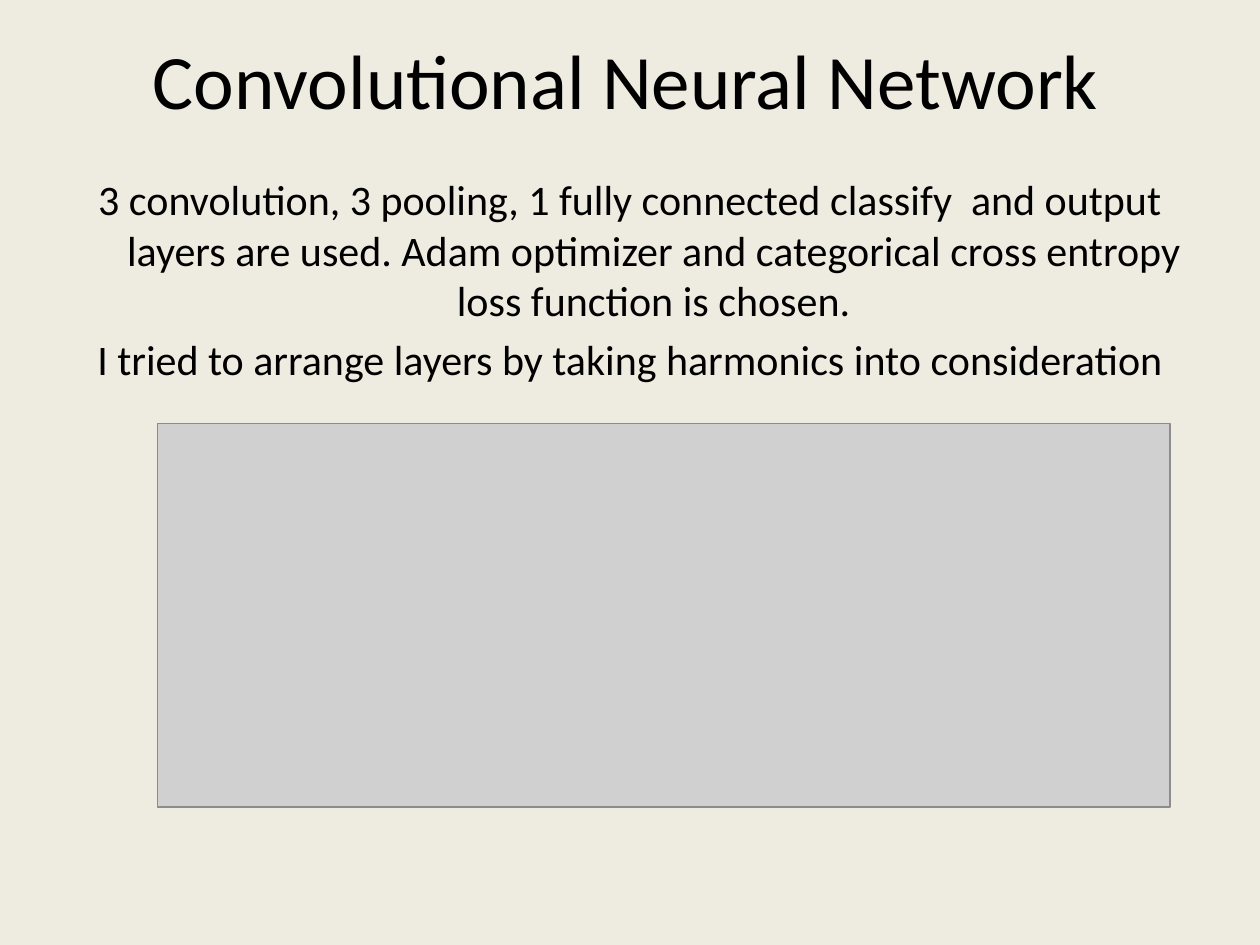
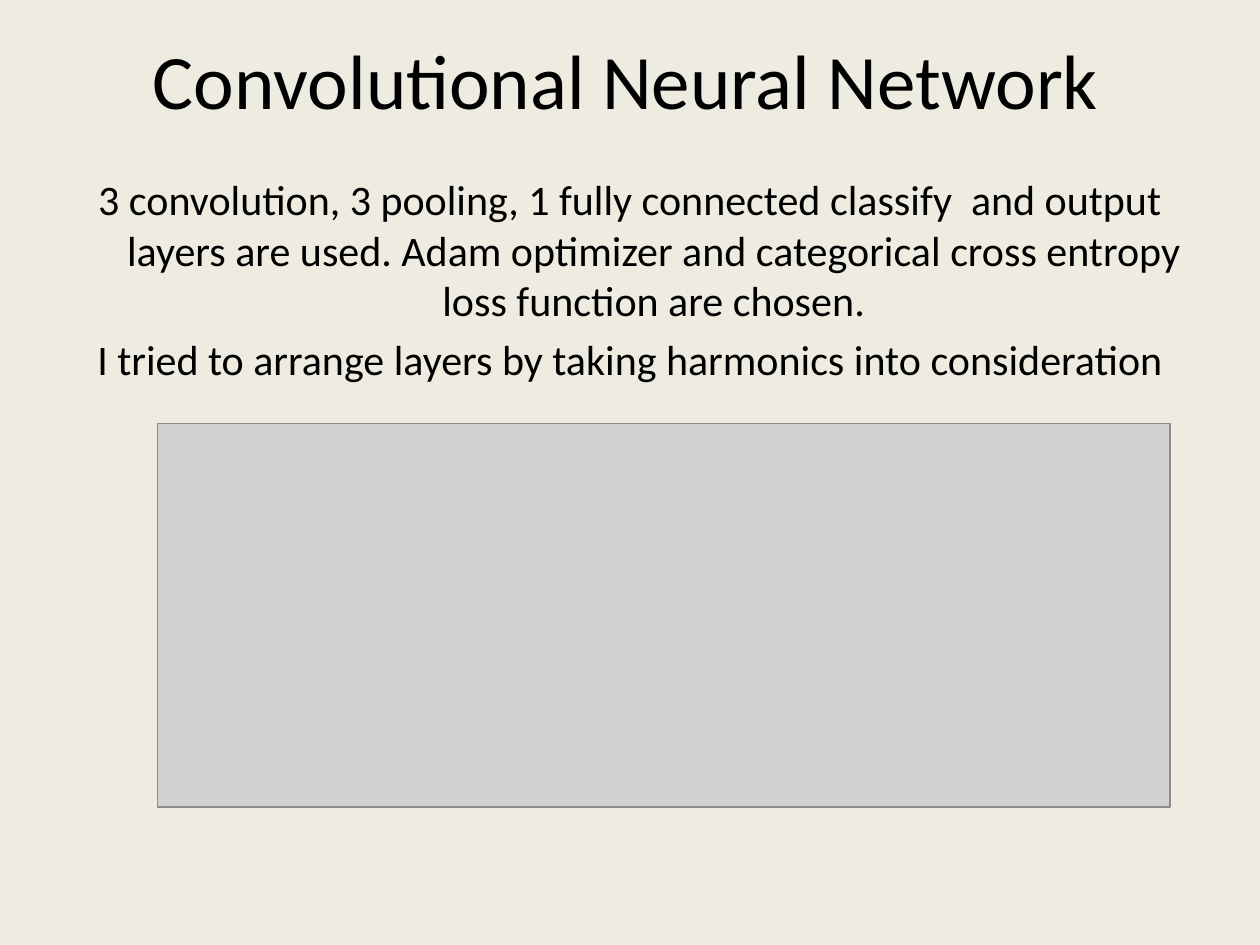
Before and after one commit to gungenibrahim/ee543-neural-network-and-deep-learning, a slide deck: slide 6 of ee543_sunum.pptx. Drawn at 1260x945 pixels with LibreOffice and Linux fonts; fonts in the diff are those of the drawing; grey boxes stand for pictures. Boxes give left, top, right and bottom in pixels: in the first picture for what was removed or moved away, otherwise in the second. Text is boxed around its words. In the diff, an @@ line names an element or a change of style, - is before the commit and + after.

Commit message:
aa

```diff
--- a/ee543_sunum.pptx
+++ b/ee543_sunum.pptx
@@ text at (98, 185, 1180, 317): text changed @@
-3 convolution, 3 pooling, 1 fully connected classify and output layers are used. Adam optimizer and categorical cross entropy loss function is chosen.
+3 convolution, 3 pooling, 1 fully connected classify and output layers are used. Adam optimizer and categorical cross entropy loss function are chosen.
```
Also in this commit, not shown: 3 other slides changed.
